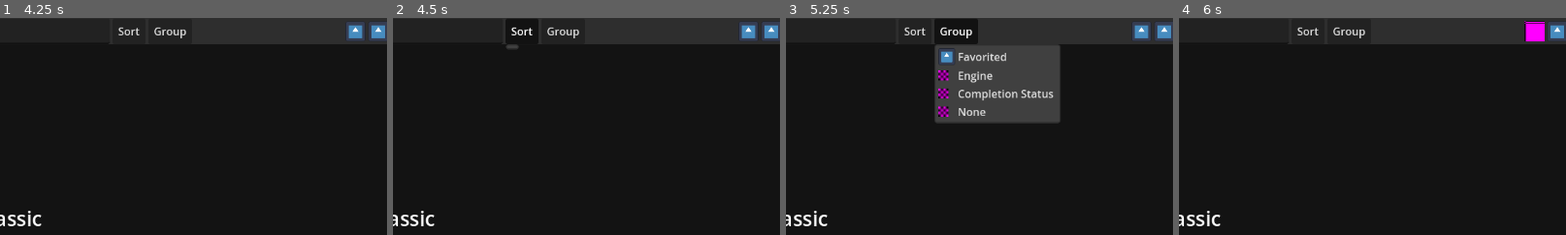
Above: before the commit, frames 1-4 (left to right).
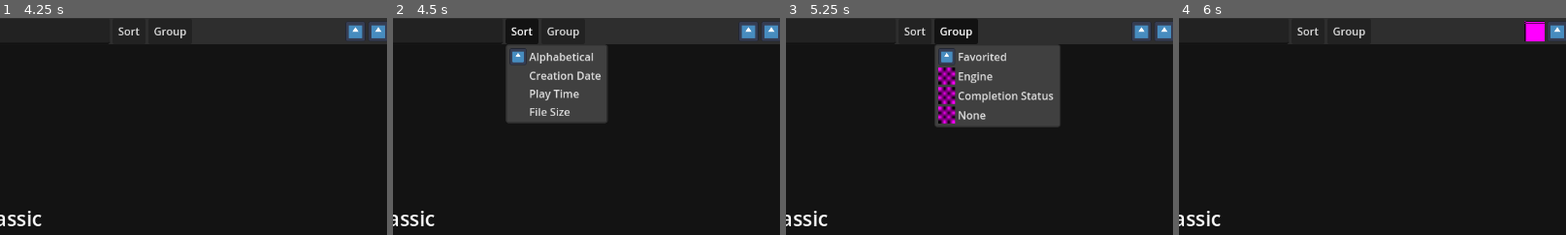
Above: after the commit, the same moments.

Repository: Do0gler/DooglerLauncherV3
Game: Godot game, scene res://scenes/MainScene.tscn
Two runs of this game, one before a commit and one after it. Both use one fixed random seed, a clock stepped at 60 frames per second and the inputs below. The engine's default icon, where the game draws it, is replaced by a stand-in: a white triangle on a blue panel in a dark square.
Inputs (mouse positions are % of the whole screen's width and height, from its top left):
- Up to frame 1 (4.25 s): click (39, 3) at 0.52 s; type "12" at 0.6 s; click "Install" at 1.25 s; click (91, 58) at 2 s; click (95, 58) at 2.75 s; click "Doogler Launcher" at 3.5 s
- Up to frame 2 (4.5 s): click "Sort" at 4.25 s
- Up to frame 3 (5.25 s): click "Group" at 5 s
- Up to frame 4 (6 s): click (92, 3) at 5.75 s
The pictures show only the part of the screen within x 46-96%, y 0-50%; the shares and areas given below are measured in that part.

Frame 1 is identical in both runs. In frame 2, 9.3% of the frame differs, in the area x 29-56%, y 12-49%; in frame 3, 2.5%; in frame 4, nothing differs.
Error in both runs: Cannot call method 'close' on a null value. (res://scripts/manager.gd:33)

Commit message:
Implement sorting button functionality

Diff:
--- a/Scripts/UI/group_button.gd
+++ b/Scripts/UI/group_button.gd
@@ -4,6 +4,7 @@
 @export var disabled_icon: Texture2D
 
 var menu_popup: PopupMenu
+
 
 func _ready() -> void:
 	menu_popup = get_popup()
@@ -17,22 +18,20 @@
 
 	menu_popup.index_pressed.connect(_on_item_selected)
 
+
 func add_category_option(label: String, id := -1) -> void:
 	menu_popup.add_item(label, id)
-	menu_popup.set_item_icon(id, enabled_icon)
 	menu_popup.set_item_icon_max_width(id, 25)
+
 
 func _on_item_selected(index: int) -> void:
 	match index:
-		0:
-			GameOrganizer.set_grouping("favorited")
-		1:
-			GameOrganizer.set_grouping("engine")
-		2:
-			GameOrganizer.set_grouping("status")
-		3:
-			GameOrganizer.set_grouping("none")
+		0: GameOrganizer.set_grouping("favorited")
+		1: GameOrganizer.set_grouping("engine")
+		2: GameOrganizer.set_grouping("status")
+		3: GameOrganizer.set_grouping("none")
 	set_enabled_icon(index)
+
 
 func set_enabled_icon(enabled_id: int) -> void:
 	for i in range(menu_popup.item_count):
--- a/Scripts/UI/sort_button.gd
+++ b/Scripts/UI/sort_button.gd
@@ -1,5 +1,60 @@
 extends MenuButton
+
+@export var sorting_default_icon: Texture2D
+@export var sorting_reversed_icon: Texture2D
+
+var menu_popup: PopupMenu
+var last_selected_index: int
+
 
 func _ready() -> void:
 	# TODO: Make this work :P
-	var menu = get_popup()
+	menu_popup = get_popup()
+
+	add_sorting_option("Alphabetical", 0)
+	add_sorting_option("Creation Date", 1)
+	add_sorting_option("Play Time", 2)
+	add_sorting_option("File Size", 3)
+
+	set_enabled_icon(0)
+
+	menu_popup.index_pressed.connect(_on_item_selected)
+
+
+func add_sorting_option(label: String, id := -1) -> void:
+	menu_popup.add_multistate_item(label, 2, 0, id)
+	menu_popup.set_item_icon_max_width(id, 25)
+
+
+func _on_item_selected(index: int) -> void:
+	# If the item was first selected, set to inital state (forward sorting)
+	if last_selected_index != index:
+		menu_popup.set_item_multistate(index, 0)
+	else:
+		menu_popup.toggle_item_multistate(index)
+
+	var sorting_method := ""
+	var reversed_sorting = menu_popup.get_item_multistate(index) == 1
+
+	match index:
+		0: sorting_method = "alphabetical"
+		1: sorting_method = "date_created"
+		2: sorting_method = "play_time"
+		3: sorting_method = "size"
+
+	GameOrganizer.set_sorting(sorting_method, reversed_sorting)
+
+	set_enabled_icon(index)
+	last_selected_index = index
+
+
+func set_enabled_icon(enabled_id: int) -> void:
+	for i in range(menu_popup.item_count):
+		if i == enabled_id:
+			var reversed_button_state = menu_popup.get_item_multistate(i) == 1
+			var icon_texture = sorting_reversed_icon if reversed_button_state else sorting_default_icon
+			menu_popup.set_item_icon(i, icon_texture)
+			menu_popup.set_item_icon_modulate(i, Color.WHITE)
+		else:
+			# Set icon to transparent instead of removing to avoid item resizing
+			menu_popup.set_item_icon_modulate(i, Color.TRANSPARENT)
--- a/scenes/MainScene.tscn
+++ b/scenes/MainScene.tscn
@@ -22,7 +22,7 @@
 [sub_resource type="StyleBoxEmpty" id="StyleBoxEmpty_c6dvc"]
 
 [sub_resource type="PlaceholderTexture2D" id="PlaceholderTexture2D_xc4hf"]
-size = Vector2(15, 15)
+size = Vector2(30, 30)
 
 [sub_resource type="PlaceholderTexture2D" id="PlaceholderTexture2D_echbf"]
 size = Vector2(30, 30)
@@ -382,6 +382,8 @@
 text = " Sort "
 flat = false
 script = ExtResource("12_5qxwa")
+sorting_default_icon = ExtResource("2_q68mp")
+sorting_reversed_icon = SubResource("PlaceholderTexture2D_xc4hf")
 
 [node name="GroupButton" type="MenuButton" parent="Titlebar/MarginContainer/LeftAlign"]
 layout_mode = 2
